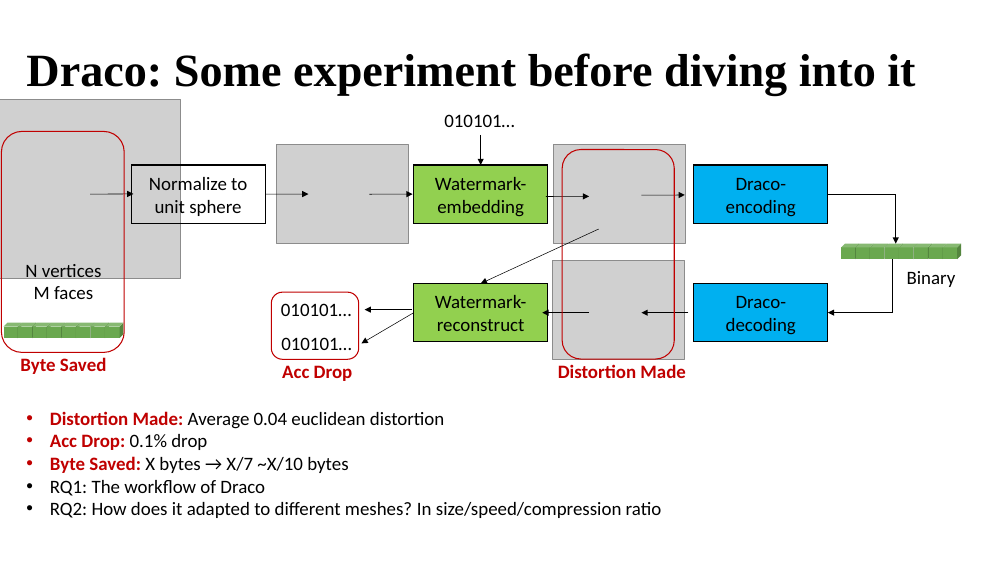
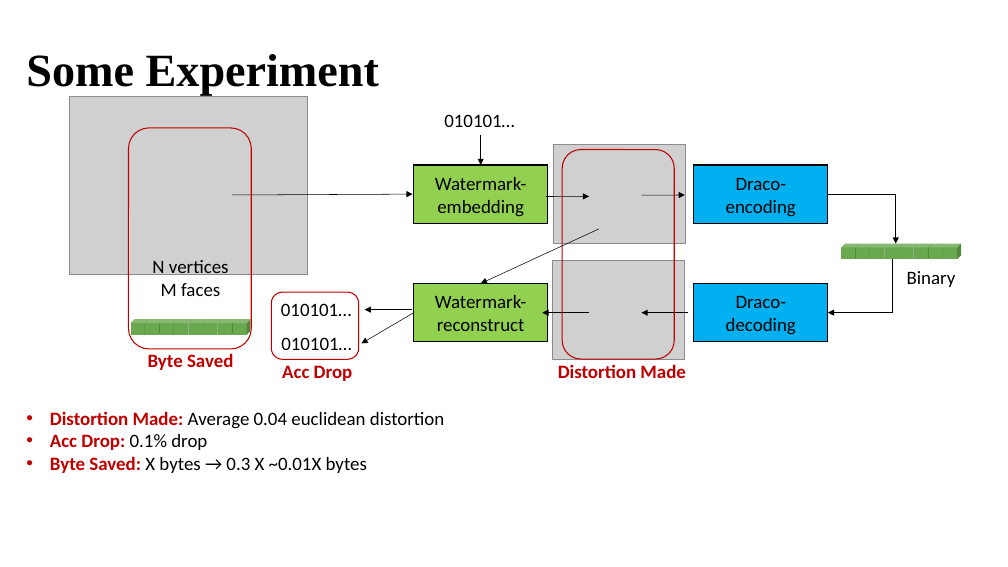
Before and after one commit to BigBang019/Reading, a slide deck: slide 13 of draco/draco.pptx (slide 2 before the commit). Drawn at 1008x567 pixels with LibreOffice and Linux fonts; fonts in the diff are those of the drawing; grey boxes stand for pictures. Boxes give left, top, right and bottom in pixels: in the first picture for what was removed or moved away, otherwise in the second. Text is boxed around its words. In the diff, an @@ line names an element or a change of style, - is before the commit and + after.

```diff
--- a/draco/draco.pptx
+++ b/draco/draco.pptx
@@ title at (26,54,379,95): text changed @@
-Draco: Some experiment before diving into it
+Some Experiment
@@ picture removed at (277,145,408,244) @@
@@ rectangle removed at (132,165,265,223) @@
-Normalize to unit sphere
@@ arrow removed from (90, 194) to (134, 194) @@
@@ arrow moved from (370, 194) - (413, 194) to (232, 195) - (413, 194) @@
@@ arrow removed from (265, 194) to (309, 194) @@
@@ cube: place and size @@
-cube at (47,323,65,339)
+cube at (175,319,193,335)
@@ 7 cubes, 2 texts, 1 picture, 1 rounded rectangle: place and size @@
-7 cubes, 2 texts, 1 picture, 1 rounded rectangle at (0,100,181,374)
+7 cubes, 2 texts, 1 picture, 1 rounded rectangle at (70,96,308,370)
@@ text at (50,456,367,473): text changed @@
-• Byte Saved: X bytes → X/7 ~X/10 bytes
-• RQ1: The workflow of Draco
-• RQ2: How does it adapted to different meshes? In size/speed/compression ratio
+• Byte Saved: X bytes → 0.3 X ~0.01X bytes
```
Also in this commit, not shown: 6 other slides changed, 4 slides added, 3 slides removed, 13 other files.
